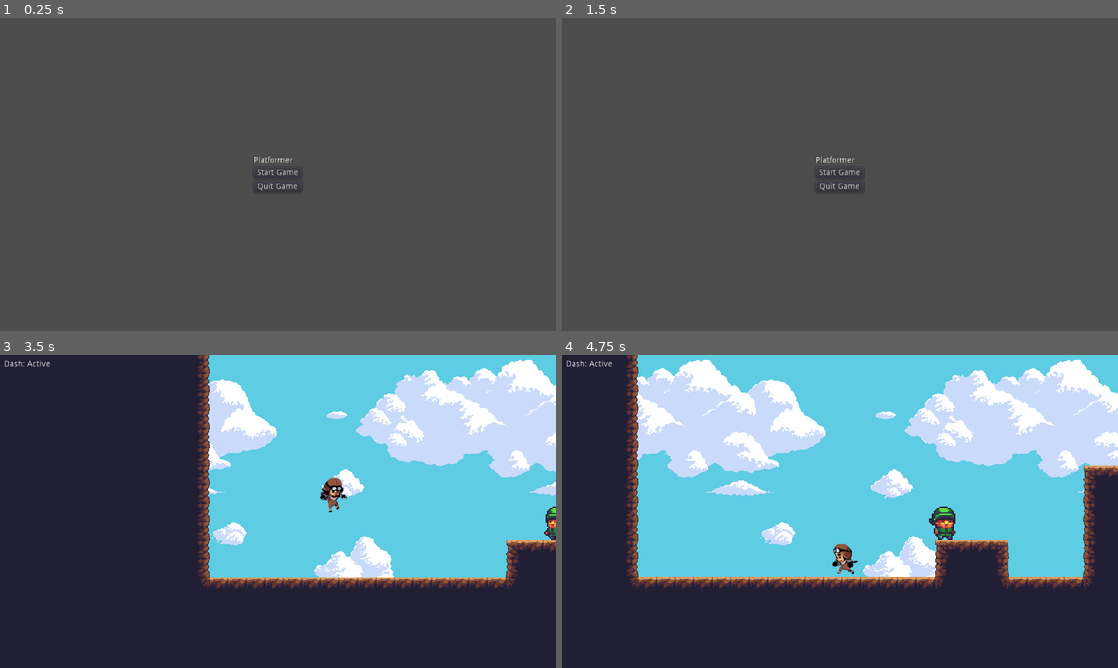
Above: before the commit, frames 1-4 (two rows, left to right).
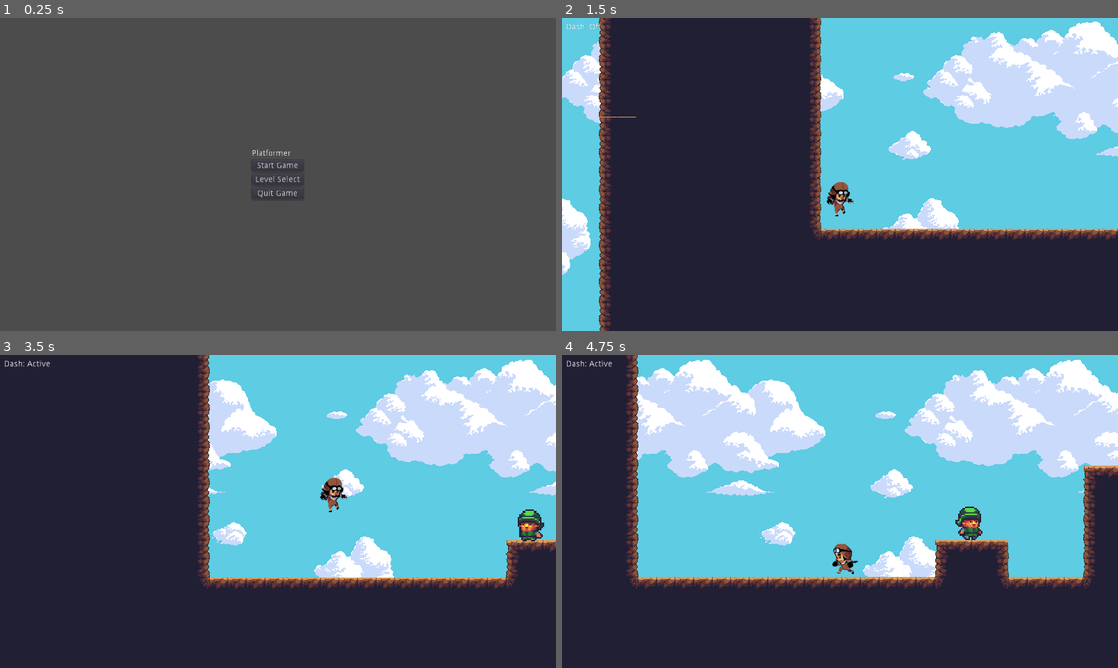
Above: after the commit, the same moments.

Repository: keshava1/defused
Game: Godot game, scene res://StartMenu.tscn
The game is run twice, just before and just after one commit, with the same random seed, the same clock (stepped at 60 frames per second) and the same inputs. The engine's default icon, where the game draws it, is replaced by a stand-in: a white triangle on a blue panel in a dark square.
Inputs (mouse positions are in pixels of both pictures, inside the frame that each line leads up to):
- Up to frame 1 (0.25 s): no input
- Up to frame 2 (1.5 s): click (840, 180) at 0.5 s, where only the run after the commit has a clickable "Level Select"; click (773, 168) at 1.25 s, where only the run after the commit has a clickable "1"
- Up to frame 3 (3.5 s): click (278, 508) at 2 s, where only the run before the commit has a clickable "Start Game"; tap Enter at 2.75 s; hold Right (ui_right) from 2.78 s (still down); tap Up (ui_up) at 3.02 s
- Up to frame 4 (4.75 s): tap Up (ui_up) at 3.77 s; release Right (ui_right) at 4.28 s; hold Left (ui_left) from 4.28 s (still down)

The runs differ from the first frame. In frame 1, 0.4% of the frame differs, in the area x 45-55%, y 42-58%; in frame 2, 100%, in the area x 0-100%, y 0-100%; in frame 3, 0.5%; in frame 4, 0.8%.

Commit message:
level select

Diff:
--- /dev/null
+++ b/Project 1 Platformer Git/Scenes/Levels.gd
@@ -0,0 +1,35 @@
+extends Control
+
+
+
+#get_tree().change_scene("res://Scenes/World7.tscn")
+func _on_Button_pressed():
+		get_tree().change_scene("res://Scenes/World7.tscn")
+
+
+func _on_Button2_pressed():
+	get_tree().change_scene("res://World.tscn")
+
+
+func _on_Button3_pressed():
+	get_tree().change_scene("res://World2.tscn")
+
+
+func _on_Button4_pressed():
+	get_tree().change_scene("res://World3.tscn")
+
+
+func _on_Button5_pressed():
+	get_tree().change_scene("res://World4.tscn")
+
+
+func _on_Button6_pressed():
+	get_tree().change_scene("res://Scenes/World5.tscn")
+
+
+func _on_Button7_pressed():
+	get_tree().change_scene("res://Scenes/World6.tscn")
+
+
+func _on_Button8_pressed():
+	get_tree().change_scene("res://Scenes/World8.tscn")
--- /dev/null
+++ b/Project 1 Platformer Git/Scenes/Levels.tscn
@@ -0,0 +1,131 @@
+[gd_scene load_steps=2 format=2]
+
+[ext_resource path="res://Scenes/Levels.gd" type="Script" id=1]
+
+[node name="Level Select" type="Control"]
+anchor_right = 1.0
+anchor_bottom = 1.0
+script = ExtResource( 1 )
+__meta__ = {
+"_edit_use_anchors_": false
+}
+
+[node name="Label" type="Label" parent="."]
+anchor_right = 1.0
+margin_top = 100.0
+margin_bottom = 14.0
+text = "Level Select"
+align = 1
+__meta__ = {
+"_edit_use_anchors_": false
+}
+
+[node name="VBoxContainer" type="VBoxContainer" parent="."]
+anchor_left = 0.5
+anchor_top = 0.5
+anchor_right = 0.5
+anchor_bottom = 0.5
+margin_left = -122.0
+margin_top = -20.0
+margin_right = 122.0
+margin_bottom = 20.0
+__meta__ = {
+"_edit_use_anchors_": false
+}
+
+[node name="HBoxContainer" type="HBoxContainer" parent="VBoxContainer"]
+margin_right = 244.0
+margin_bottom = 20.0
+alignment = 1
+__meta__ = {
+"_edit_use_anchors_": false
+}
+
+[node name="Button" type="Button" parent="VBoxContainer/HBoxContainer"]
+margin_right = 20.0
+margin_bottom = 20.0
+text = "1"
+
+[node name="Button2" type="Button" parent="VBoxContainer/HBoxContainer"]
+margin_left = 24.0
+margin_right = 44.0
+margin_bottom = 20.0
+text = "2"
+
+[node name="Button3" type="Button" parent="VBoxContainer/HBoxContainer"]
+margin_left = 48.0
+margin_right = 68.0
+margin_bottom = 20.0
+text = "3"
+
+[node name="Button4" type="Button" parent="VBoxContainer/HBoxContainer"]
+margin_left = 72.0
+margin_right = 92.0
+margin_bottom = 20.0
+text = "4"
+__meta__ = {
+"_edit_use_anchors_": false
+}
+
+[node name="Button5" type="Button" parent="VBoxContainer/HBoxContainer"]
+margin_left = 96.0
+margin_right = 116.0
+margin_bottom = 20.0
+text = "5"
+__meta__ = {
+"_edit_use_anchors_": false
+}
+
+[node name="Button6" type="Button" parent="VBoxContainer/HBoxContainer"]
+margin_left = 120.0
+margin_right = 140.0
+margin_bottom = 20.0
+text = "6"
+__meta__ = {
+"_edit_use_anchors_": false
+}
+
+[node name="Button7" type="Button" parent="VBoxContainer/HBoxContainer"]
+margin_left = 144.0
+margin_right = 164.0
+margin_bottom = 20.0
+text = "7"
+__meta__ = {
+"_edit_use_anchors_": false
+}
+
+[node name="Button8" type="Button" parent="VBoxContainer/HBoxContainer"]
+margin_left = 168.0
+margin_right = 188.0
+margin_bottom = 20.0
+text = "8"
+__meta__ = {
+"_edit_use_anchors_": false
+}
+
+[node name="Button9" type="Button" parent="VBoxContainer/HBoxContainer"]
+margin_left = 192.0
+margin_right = 212.0
+margin_bottom = 20.0
+text = "9"
+__meta__ = {
+"_edit_use_anchors_": false
+}
+
+[node name="Button10" type="Button" parent="VBoxContainer/HBoxContainer"]
+margin_left = 216.0
+margin_right = 244.0
+margin_bottom = 20.0
+text = "10"
+__meta__ = {
+"_edit_use_anchors_": false
+}
+
+[connection signal="pressed" from="VBoxContainer/HBoxContainer/Button" to="." method="_on_Button_pressed"]
+[connection signal="pressed" from="VBoxContainer/HBoxContainer/Button2" to="." method="_on_Button2_pressed"]
+[connection signal="pressed" from="VBoxContainer/HBoxContainer/Button3" to="." method="_on_Button3_pressed"]
+[connection signal="pressed" from="VBoxContainer/HBoxContainer/Button4" to="." method="_on_Button4_pressed"]
+[connection signal="pressed" from="VBoxContainer/HBoxContainer/Button5" to="." method="_on_Button5_pressed"]
+[connection signal="pressed" from="VBoxContainer/HBoxContainer/Button6" to="." method="_on_Button6_pressed"]
+[connection signal="pressed" from="VBoxContainer/HBoxContainer/Button7" to="." method="_on_Button7_pressed"]
+[connection signal="pressed" from="VBoxContainer/HBoxContainer/Button8" to="." method="_on_Button8_pressed"]
--- a/Project 1 Platformer Git/Scenes/World7.tscn
+++ b/Project 1 Platformer Git/Scenes/World7.tscn
@@ -189,7 +189,7 @@
 rotation = 1.5708
 
 [node name="WorldComplete" parent="." instance=ExtResource( 5 )]
-position = Vector2( 3694, -64 )
+position = Vector2( 3700, 32 )
 next_world = "res://World.tscn"
 
 [node name="Enemy" parent="." instance=ExtResource( 6 )]
--- a/Project 1 Platformer Git/Scenes/World8.tscn
+++ b/Project 1 Platformer Git/Scenes/World8.tscn
@@ -12,7 +12,7 @@
 [node name="TileMap" type="TileMap" parent="."]
 tile_set = ExtResource( 1 )
 format = 1
-tile_data = PoolIntArray( -327694, 0, 1, -327693, 0, 65536,  …(1023 unchanged characters)… , 262139, 0, 196619, 262140, 0, 131074, 327666, 0, 131073, 327667, 0, 196619, 327668, 0, 196619, 327669, 0, 196619, 327670, 0, 131074, 327674, 0, 131073, 327675, 0, 196619, 327676, 0, 131074, 262147, 0, 1, 262148, 0, 2, 393202, 0, 131073, 393203, 0, 196619, 393204, 0, 196619, 393205, 0, 196619, 393206, 0, 131074, 393210, 0, 131073, 393211, 0, 196619, 393212, 0, 131074, 327683, 0, 65537, 327684, 0, 65538, 458738, 0, 131073, 458739, 0, 196619,  …(1779 unchanged characters)…
+tile_data = PoolIntArray( -327694, 0, 1, -327693, 0, 65536,  …(1023 unchanged characters)… , 262139, 0, 196619, 262140, 0, 131074, 196614, 0, 1, 196615, 0, 2, 327666, 0, 131073, 327667, 0, 196619, 327668, 0, 196619, 327669, 0, 196619, 327670, 0, 131074, 327674, 0, 131073, 327675, 0, 196619, 327676, 0, 131074, 262150, 0, 65537, 262151, 0, 65538, 393202, 0, 131073, 393203, 0, 196619, 393204, 0, 196619, 393205, 0, 196619, 393206, 0, 131074, 393210, 0, 131073, 393211, 0, 196619, 393212, 0, 131074, 327681, 0, 196608, 327682, 0, 196610, 458738, 0, 131073, 458739, 0, 196619,  …(1779 unchanged characters)…
 
 [node name="Player" parent="." instance=ExtResource( 3 )]
 position = Vector2( -680, 792 )
@@ -62,12 +62,17 @@
 scale = Vector2( 2, 2 )
 
 [node name="Node2D21" parent="Spikes" instance=ExtResource( 2 )]
-position = Vector2( 349, 288 )
+position = Vector2( 540, 224 )
 rotation = 1.5708
 scale = Vector2( 2, 2 )
 
 [node name="Node2D22" parent="Spikes" instance=ExtResource( 2 )]
-position = Vector2( 349, 352 )
+position = Vector2( 540, 288 )
+rotation = 1.5708
+scale = Vector2( 2, 2 )
+
+[node name="Node2D44" parent="Spikes" instance=ExtResource( 2 )]
+position = Vector2( 218, 352 )
 rotation = 1.5708
 scale = Vector2( 2, 2 )
 
@@ -110,11 +115,19 @@
 rotation = 3.14159
 
 [node name="Node2D12" parent="Spikes" instance=ExtResource( 2 )]
-position = Vector2( 225, 228 )
+position = Vector2( 416, 164 )
 scale = Vector2( 2, 2 )
 
 [node name="Node2D19" parent="Spikes" instance=ExtResource( 2 )]
-position = Vector2( 289, 228 )
+position = Vector2( 480, 164 )
+scale = Vector2( 2, 2 )
+
+[node name="Node2D45" parent="Spikes" instance=ExtResource( 2 )]
+position = Vector2( 97, 292 )
+scale = Vector2( 2, 2 )
+
+[node name="Node2D46" parent="Spikes" instance=ExtResource( 2 )]
+position = Vector2( 161, 292 )
 scale = Vector2( 2, 2 )
 
 [node name="Node2D17" parent="Spikes" instance=ExtResource( 2 )]
@@ -129,11 +142,6 @@
 position = Vector2( -352, 36 )
 scale = Vector2( 2, 2 )
 
-[node name="Node2D3" parent="Spikes" instance=ExtResource( 2 )]
-position = Vector2( -548, 416 )
-rotation = 1.5708
-scale = Vector2( 2, 2 )
-
 [node name="Node2D4" parent="Spikes" instance=ExtResource( 2 )]
 position = Vector2( -548, 480 )
 rotation = 1.5708
@@ -200,12 +208,17 @@
 scale = Vector2( 2, 2 )
 
 [node name="Node2D23" parent="Spikes" instance=ExtResource( 2 )]
-position = Vector2( 165, 288 )
+position = Vector2( 356, 224 )
 rotation = -1.5708
 scale = Vector2( 2, 2 )
 
 [node name="Node2D24" parent="Spikes" instance=ExtResource( 2 )]
-position = Vector2( 165, 352 )
+position = Vector2( 356, 288 )
+rotation = -1.5708
+scale = Vector2( 2, 2 )
+
+[node name="Node2D43" parent="Spikes" instance=ExtResource( 2 )]
+position = Vector2( 37, 352 )
 rotation = -1.5708
 scale = Vector2( 2, 2 )
 
@@ -231,12 +244,22 @@
 [node name="Springs" type="Node2D" parent="."]
 
 [node name="Spring" parent="Springs" instance=ExtResource( 5 )]
-position = Vector2( 197, 384 )
+position = Vector2( 388, 320 )
 scale = Vector2( 2, 2 )
 springDirection = 1
 
 [node name="Spring2" parent="Springs" instance=ExtResource( 5 )]
-position = Vector2( 261, 384 )
+position = Vector2( 452, 320 )
+scale = Vector2( 2, 2 )
+springDirection = 1
+
+[node name="Spring3" parent="Springs" instance=ExtResource( 5 )]
+position = Vector2( 66, 386 )
+scale = Vector2( 2, 2 )
+springDirection = 1
+
+[node name="Spring4" parent="Springs" instance=ExtResource( 5 )]
+position = Vector2( 130, 386 )
 scale = Vector2( 2, 2 )
 springDirection = 1
 
--- a/Project 1 Platformer Git/StartMenu.gd
+++ b/Project 1 Platformer Git/StartMenu.gd
@@ -8,3 +8,7 @@
 
 func _on_QuitGame_pressed():
 	get_tree().quit()
+
+
+func _on_Levels_pressed():
+	get_tree().change_scene("res://Scenes/Levels.tscn")
--- a/Project 1 Platformer Git/StartMenu.tscn
+++ b/Project 1 Platformer Git/StartMenu.tscn
@@ -18,27 +18,34 @@
 }
 
 [node name="VBoxContainer" type="VBoxContainer" parent="CenterContainer"]
-margin_left = 438.0
-margin_top = 239.0
-margin_right = 521.0
-margin_bottom = 301.0
+margin_left = 435.0
+margin_top = 227.0
+margin_right = 524.0
+margin_bottom = 313.0
 
 [node name="Title" type="Label" parent="CenterContainer/VBoxContainer"]
-margin_right = 83.0
+margin_right = 89.0
 margin_bottom = 14.0
 text = "Platformer"
 
 [node name="StartGame" type="Button" parent="CenterContainer/VBoxContainer"]
 margin_top = 18.0
-margin_right = 83.0
+margin_right = 89.0
 margin_bottom = 38.0
 text = "Start Game"
 
+[node name="Levels" type="Button" parent="CenterContainer/VBoxContainer"]
+margin_top = 42.0
+margin_right = 89.0
+margin_bottom = 62.0
+text = "Level Select"
+
 [node name="QuitGame" type="Button" parent="CenterContainer/VBoxContainer"]
-margin_top = 42.0
-margin_right = 83.0
-margin_bottom = 62.0
+margin_top = 66.0
+margin_right = 89.0
+margin_bottom = 86.0
 text = "Quit Game"
 
 [connection signal="pressed" from="CenterContainer/VBoxContainer/StartGame" to="." method="_on_StartGame_pressed"]
+[connection signal="pressed" from="CenterContainer/VBoxContainer/Levels" to="." method="_on_Levels_pressed"]
 [connection signal="pressed" from="CenterContainer/VBoxContainer/QuitGame" to="." method="_on_QuitGame_pressed"]
--- a/Project 1 Platformer Git/World2.tscn
+++ b/Project 1 Platformer Git/World2.tscn
@@ -19,7 +19,7 @@
 [node name="TileMap" type="TileMap" parent="."]
 tile_set = ExtResource( 1 )
 format = 1
-tile_data = PoolIntArray( -262107, 0, 5, -131090, 0, 1, -131089, 0, 2, -196572, 0, 1, -196571, 0, 11, -65554, 0, 131073, -65553, 0, 131074,  …(2701 unchanged characters)…
+tile_data = PoolIntArray( -262108, 0, 1, -262107, 0, 2, -131090, 0, 1, -131089, 0, 2, -196572, 0, 131073, -196571, 0, 131074, -65554, 0, 131073, -65553, 0, 131074,  …(2701 unchanged characters)…
 
 [node name="Spikes" type="Node2D" parent="."]
 
--- a/Project 1 Platformer Git/WorldComplete.tscn
+++ b/Project 1 Platformer Git/WorldComplete.tscn
@@ -1,10 +1,10 @@
 [gd_scene load_steps=4 format=2]
 
 [ext_resource path="res://WorldComplete.gd" type="Script" id=1]
-[ext_resource path="res://icon.png" type="Texture" id=2]
+[ext_resource path="res://Sprites/Fire Extinguisher-1.png.png" type="Texture" id=2]
 
 [sub_resource type="RectangleShape2D" id=4]
-extents = Vector2( 32, 32 )
+extents = Vector2( 17.5, 25.5 )
 
 [node name="WorldComplete" type="Area2D"]
 script = ExtResource( 1 )
@@ -13,7 +13,10 @@
 }
 
 [node name="Icon" type="Sprite" parent="."]
+position = Vector2( -1.90735e-06, -4.76837e-07 )
+scale = Vector2( 0.2, 0.2 )
 texture = ExtResource( 2 )
 
 [node name="CollisionShape2D" type="CollisionShape2D" parent="."]
+position = Vector2( -5.5, 6.5 )
 shape = SubResource( 4 )
Binary file added: Project 1 Platformer Git/Sprites/Fire Extinguisher-1.png.png
Not shown, added: Project 1 Platformer Git/Sprites/Fire Extinguisher-1.png.png.import
